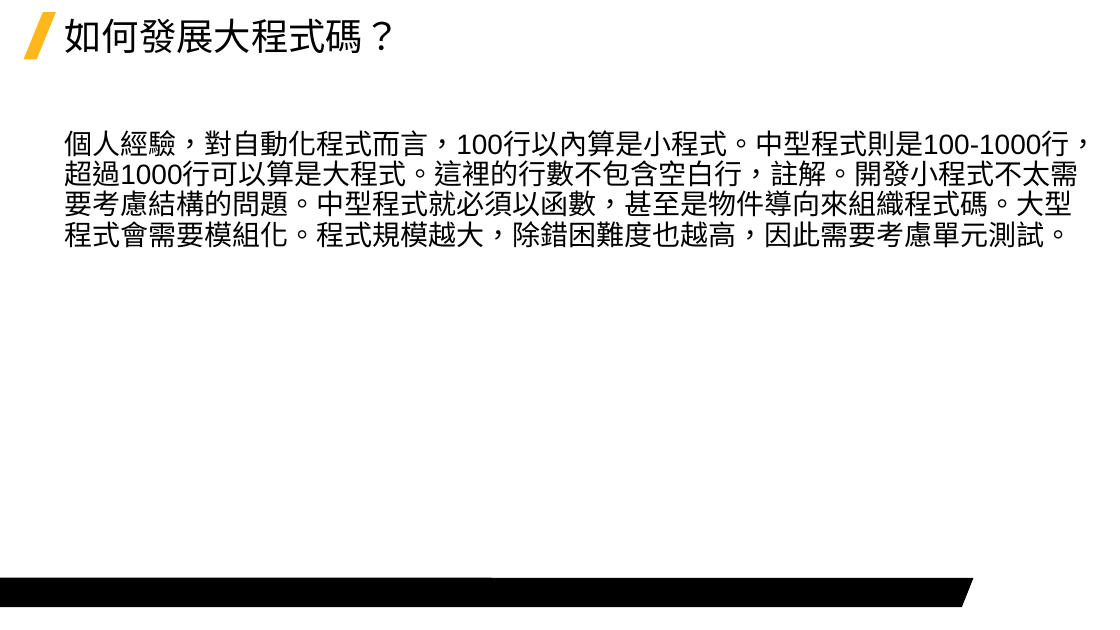
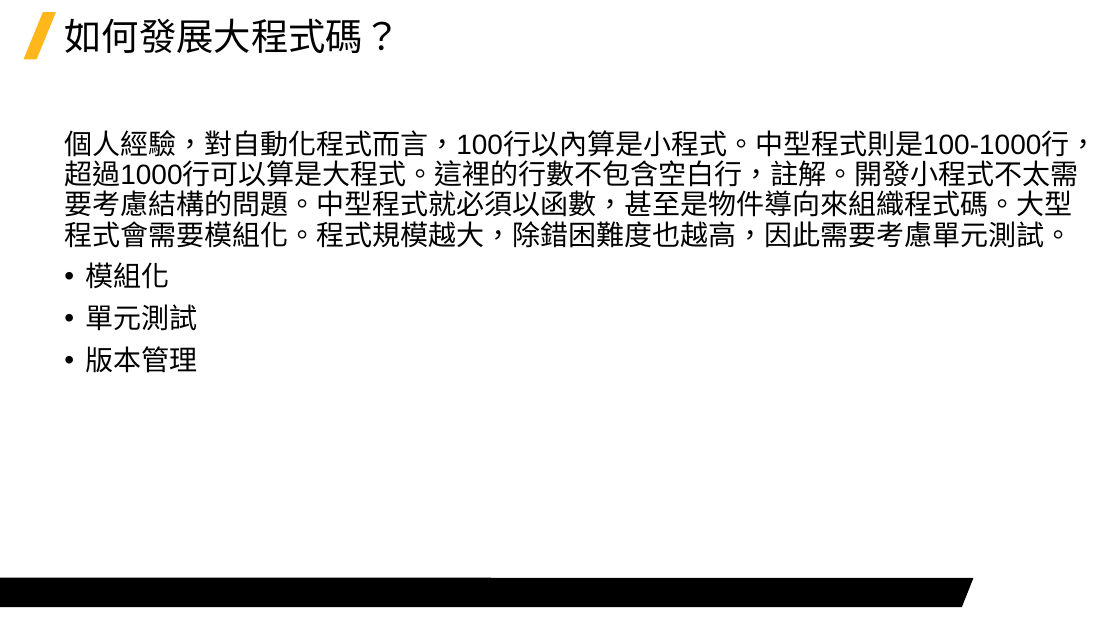
Before and after one commit to Jerrick-cheng/AEDT-Automation-Camp, a slide deck: slide 4 of 上課教材/Week8.pptx. Drawn at 1120x630 pixels with LibreOffice and Linux fonts; fonts in the diff are those of the drawing; background and template pictures are left out. Boxes give left, top, right and bottom in pixels: in the first picture for what was removed or moved away, otherwise in the second. Text is boxed around its words. In the diff, an @@ line names an element or a change of style, - is before the commit and + after.

```diff
--- a/上課教材/Week8.pptx
+++ b/上課教材/Week8.pptx
@@ text at [85,262,197,373]: paragraphs added @@
+• 模組化
+• 單元測試
+• 版本管理
```
Also in this commit, not shown: 2 other slides changed, 3 slides added, 2 slides removed.
